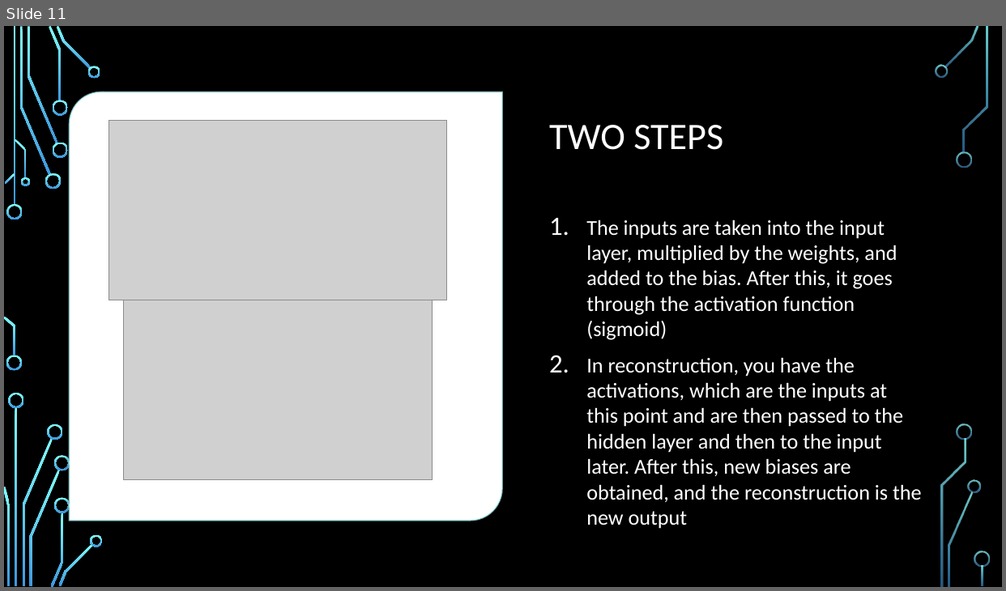
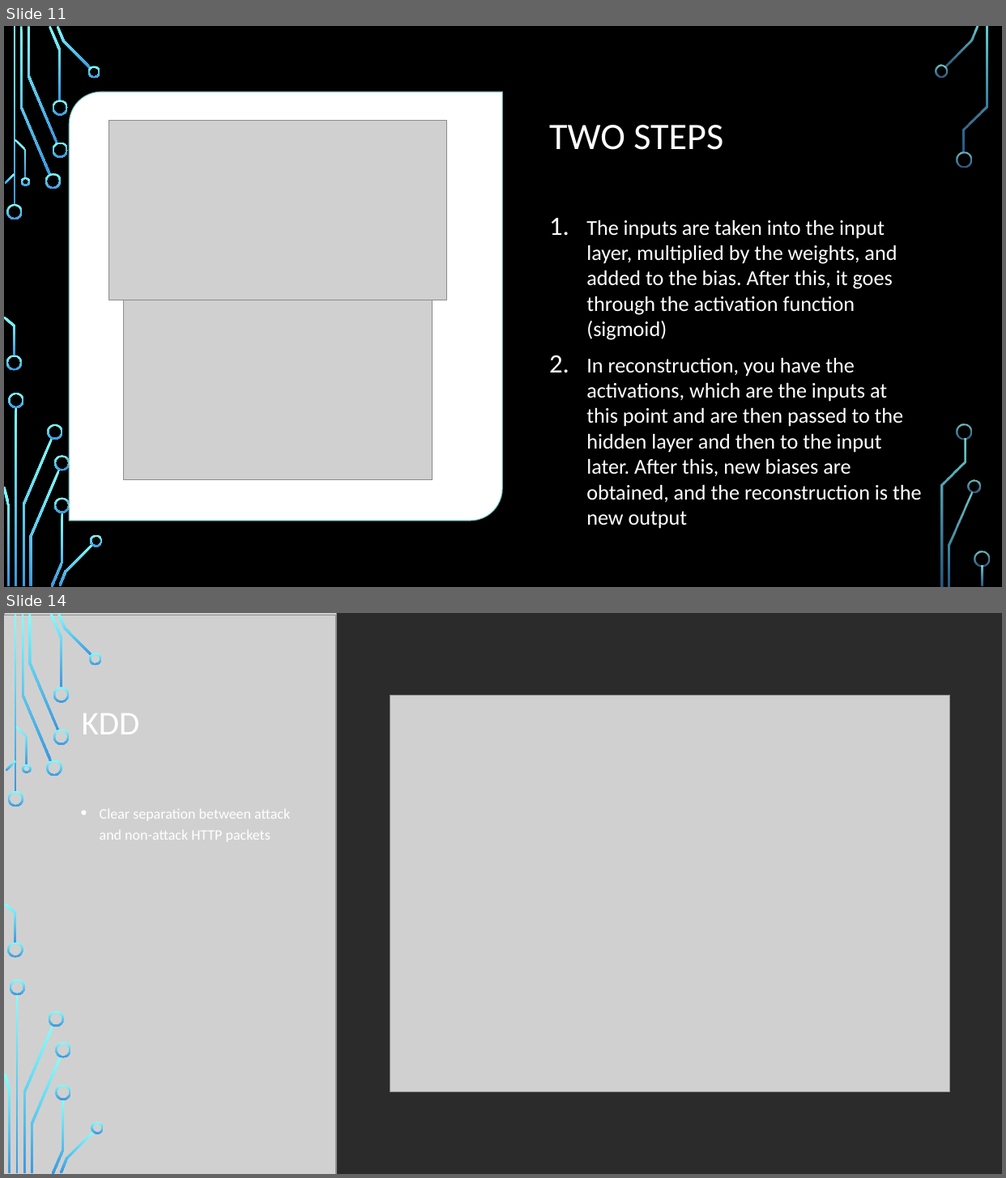
Before and after one commit to shawnmccarthy/anomalydetection, a slide deck: mccarthy-shawn_slides.pptx. Shown one above the other, each under a label of ours: slide 11 before the commit, slides 11 and 14 after it; the slides between them are not shown. The pictures are 1006x591 and 1006x1178 pixels, drawn with LibreOffice and Linux fonts; fonts in the diff are those of the drawing; grey boxes stand for pictures; background and template pictures are left out; a plain dark background stands for a picture behind light text. Boxes give left, top, right and bottom in pixels: in the first picture for what was removed or moved away, otherwise in the second. Text is boxed around its words. In the diff, an @@ line names an element or a change of style, - is before the commit and + after.

```diff
--- a/mccarthy-shawn_slides.pptx
+++ b/mccarthy-shawn_slides.pptx
@@ slide 14 added at (4,613,1002,1174), background picture (left out) @@
@@ rectangle added at (4,613,1002,1174), fill #FFFFFF @@
@@ picture added at (4,613,336,1174) @@
@@ picture added at (4,615,336,1174) @@
@@ picture added at (390,695,949,1093) @@
@@ title added at (82,713,140,735), 32 pt, text #FFFFFF @@
+KDD
@@ text added at (100,809,290,842), 14 pt, text #FFFFFF @@
+• Clear separation between attack and non-attack HTTP packets
@@ group added at (4,613,104,1174): 24 freeform shapes, 2 rectangles @@
@@ group added at (4,613,987,1174): 10 freeform shapes, 2 rectangles @@
@@ group added at (4,613,987,1174): 10 freeform shapes, 2 rectangles @@
```
Also in this commit, not shown: 2 slides changed, 5 other slides added, 5 other files.
